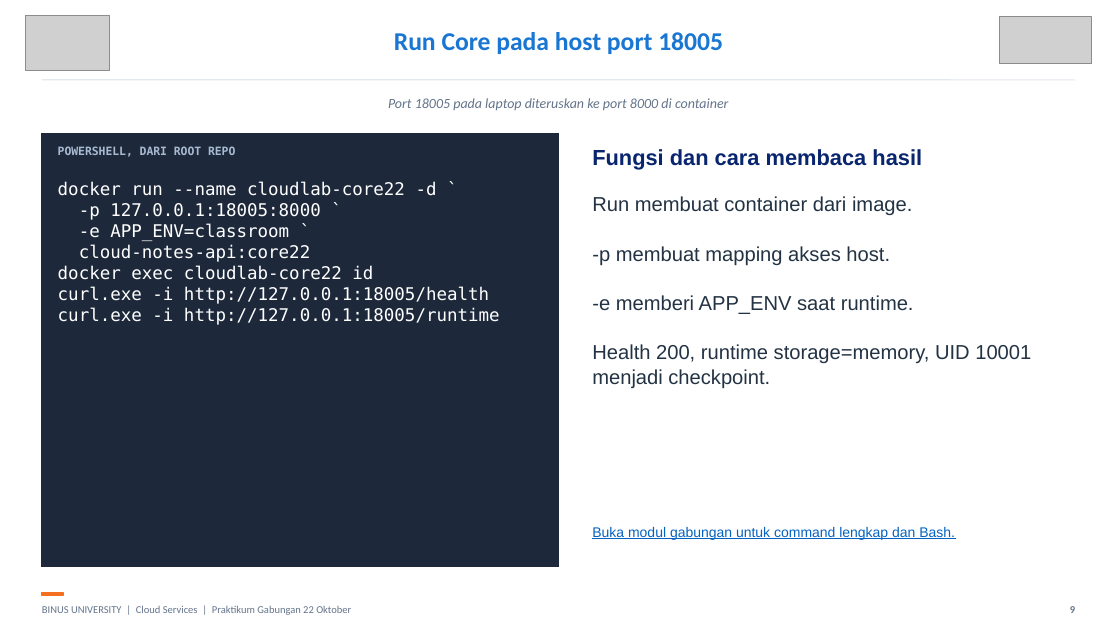
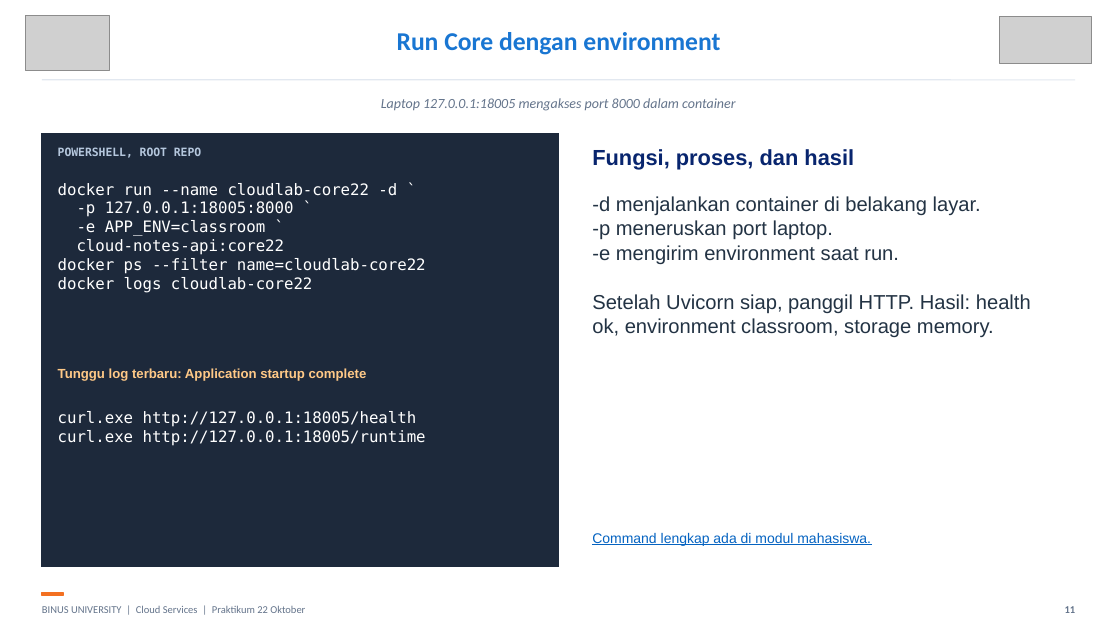
Before and after one commit to SeedFlora/meet6CloudService, a slide deck: slide 11 of slides/LAB_GABUNGAN_DOCKER_CORE_COMPOSE_22_OKTOBER.pptx (slide 9 before the commit). Drawn at 1120x630 pixels with LibreOffice and Linux fonts; fonts in the diff are those of the drawing; grey boxes stand for pictures. Boxes give left, top, right and bottom in pixels: in the first picture for what was removed or moved away, otherwise in the second. Text is boxed around its words. In the diff, an @@ line names an element or a change of style, - is before the commit and + after.

Commit message:
Make Core and Compose workshop linear, local, and ready for classroom use

```diff
--- a/slides/LAB_GABUNGAN_DOCKER_CORE_COMPOSE_22_OKTOBER.pptx
+++ b/slides/LAB_GABUNGAN_DOCKER_CORE_COMPOSE_22_OKTOBER.pptx
@@ text at (397, 32, 720, 55): text changed @@
-Run Core pada host port 18005
+Run Core dengan environment
@@ text at (381, 98, 735, 111): text changed @@
-Port 18005 pada laptop diteruskan ke port 8000 di container
+Laptop 127.0.0.1:18005 mengakses port 8000 dalam container
@@ text at (58, 147, 201, 158): text changed; text colour #A8BAD1 to #B5C7DD @@
-POWERSHELL, DARI ROOT REPO
+POWERSHELL, ROOT REPO
@@ text at (592, 149, 854, 170): text changed @@
-Fungsi dan cara membaca hasil
+Fungsi, proses, dan hasil
@@ text at (58, 183, 397, 255): size 15 to 13.5 pt in "docker run --name cloudlab-core22 -d `", "-p 127.0.0.1:18005:8000 `", "-e APP_ENV=classroom `", "cloud-notes-api:core22" @@
@@ text at (592, 196, 1031, 337): text changed @@
-Run membuat container dari image.
--p membuat mapping akses host.
--e memberi APP_ENV saat runtime.
-Health 200, runtime storage=memory, UID 10001 menjadi checkpoint.
+-d menjalankan container di belakang layar.
+-p meneruskan port laptop.
+-e mengirim environment saat run.
+Setelah Uvicorn siap, panggil HTTP. Hasil: health ok, environment classroom, storage memory.
@@ text at (58, 258, 426, 293): text changed; size 15 to 13.5 pt @@
-docker exec cloudlab-core22 id
-curl.exe -i http://127.0.0.1:18005/health
-curl.exe -i http://127.0.0.1:18005/runtime
+docker ps --filter name=cloudlab-core22
+docker logs cloudlab-core22
@@ text added at (58, 368, 367, 381), 11.2 pt, text #FFC987, bold @@
+Tunggu log terbaru: Application startup complete
@@ text added at (58, 411, 426, 446), 13.5 pt, text #FFFFFF @@
+curl.exe http://127.0.0.1:18005/health
+curl.exe http://127.0.0.1:18005/runtime
@@ text at (592, 533, 871, 546): text changed @@
-Buka modul gabungan untuk command lengkap dan Bash.
+Command lengkap ada di modul mahasiswa.
@@ text at (42, 605, 305, 613): text changed @@
-BINUS UNIVERSITY | Cloud Services | Praktikum Gabungan 22 Oktober
+BINUS UNIVERSITY | Cloud Services | Praktikum 22 Oktober
@@ text at (1065, 606, 1076, 613): text changed @@
-9
+11
```
Also in this commit, not shown: 19 other slides changed, 10 slides added, 9 slides removed, 17 other files.
